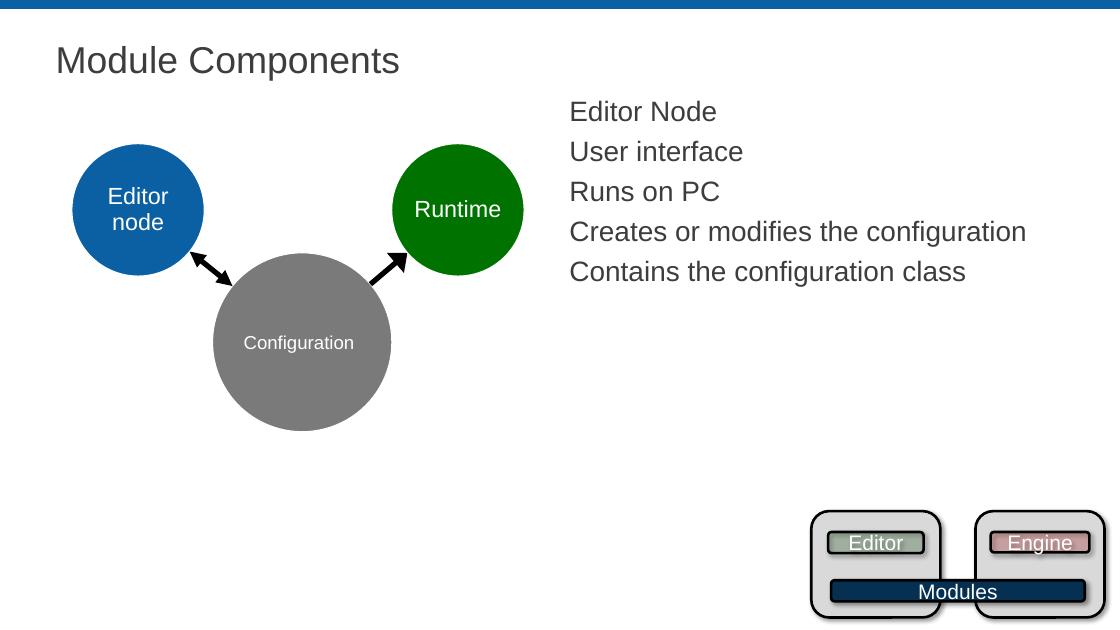
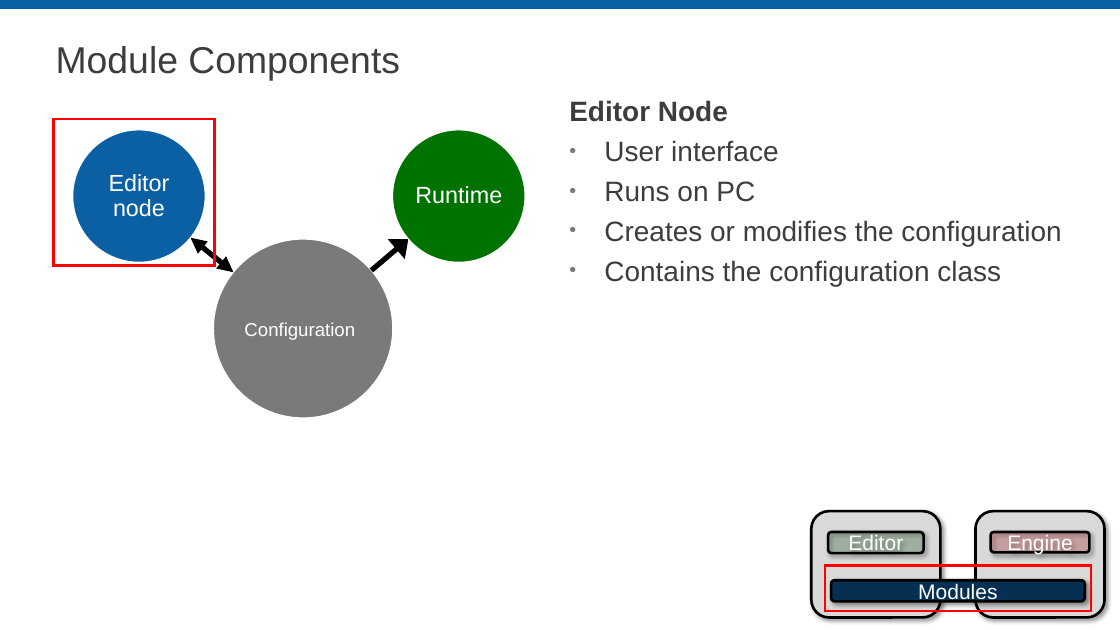
Before and after one commit to LabVIEW-DCAF/Documentation, a slide deck: slide 33 of Trunk/Getting Started Material/DCAF Training/3 DCAF Components.pptx (slide 27 before the commit). Drawn at 1120x630 pixels with LibreOffice and Linux fonts; fonts in the diff are those of the drawing; background and template pictures are left out. Boxes give left, top, right and bottom in pixels: in the first picture for what was removed or moved away, otherwise in the second. Text is boxed around its words. In the diff, an @@ line names an element or a change of style, - is before the commit and + after.

```diff
--- a/Trunk/Getting Started Material/DCAF Training/3 DCAF Components.pptx
+++ b/Trunk/Getting Started Material/DCAF Training/3 DCAF Components.pptx
@@ rectangle added at (54,118,214,265), outline #FF0000 2.25 pt @@
@@ text "Editor Node" at (569,100,1061,286): bold on in "Editor Node"; bullet none to • @@
@@ 3 texts, 3 ellipses, 2 freeform shapes: place and size @@
-3 texts, 3 ellipses, 2 freeform shapes at (72,144,524,432)
+3 texts, 3 ellipses, 2 freeform shapes at (73,130,525,418)
@@ rectangle added at (825,565,1091,612), outline #FF0000 2.25 pt @@
```
Also in this commit, not shown: 7 other slides changed, 21 slides added, 1 slide removed.
